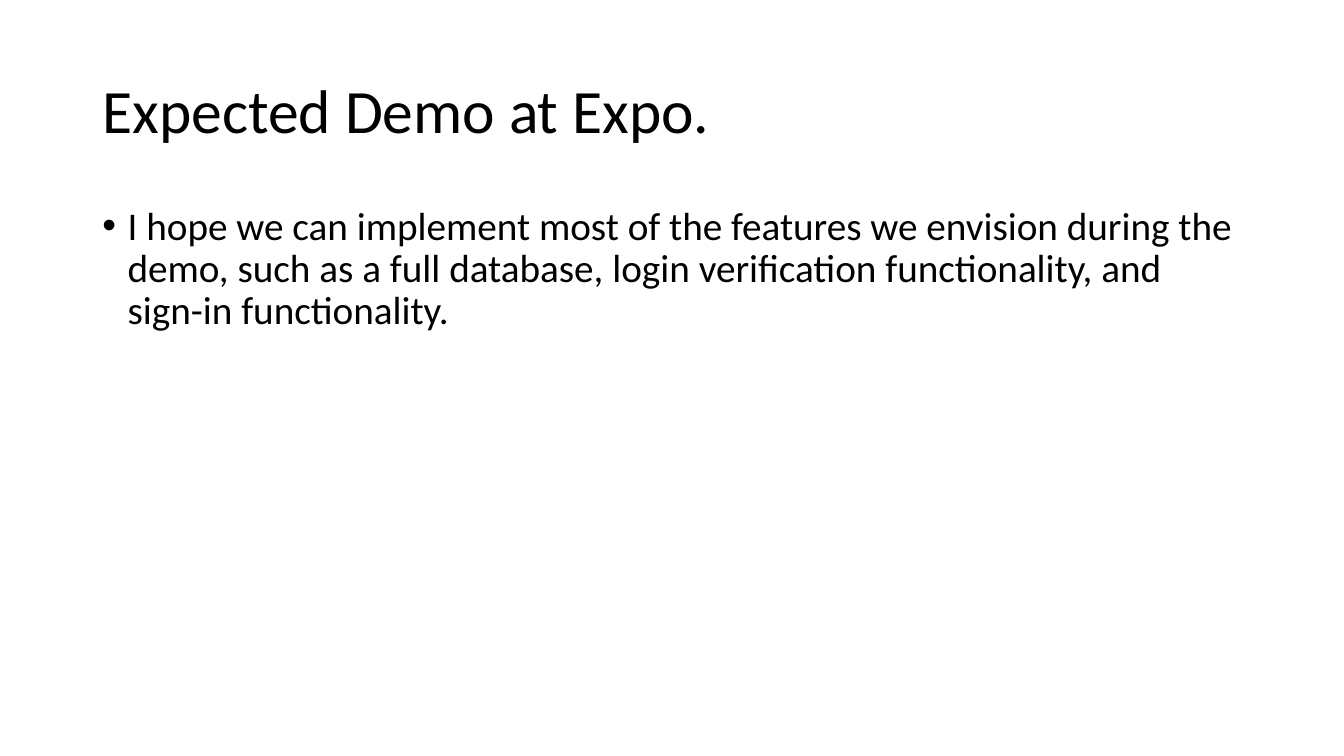
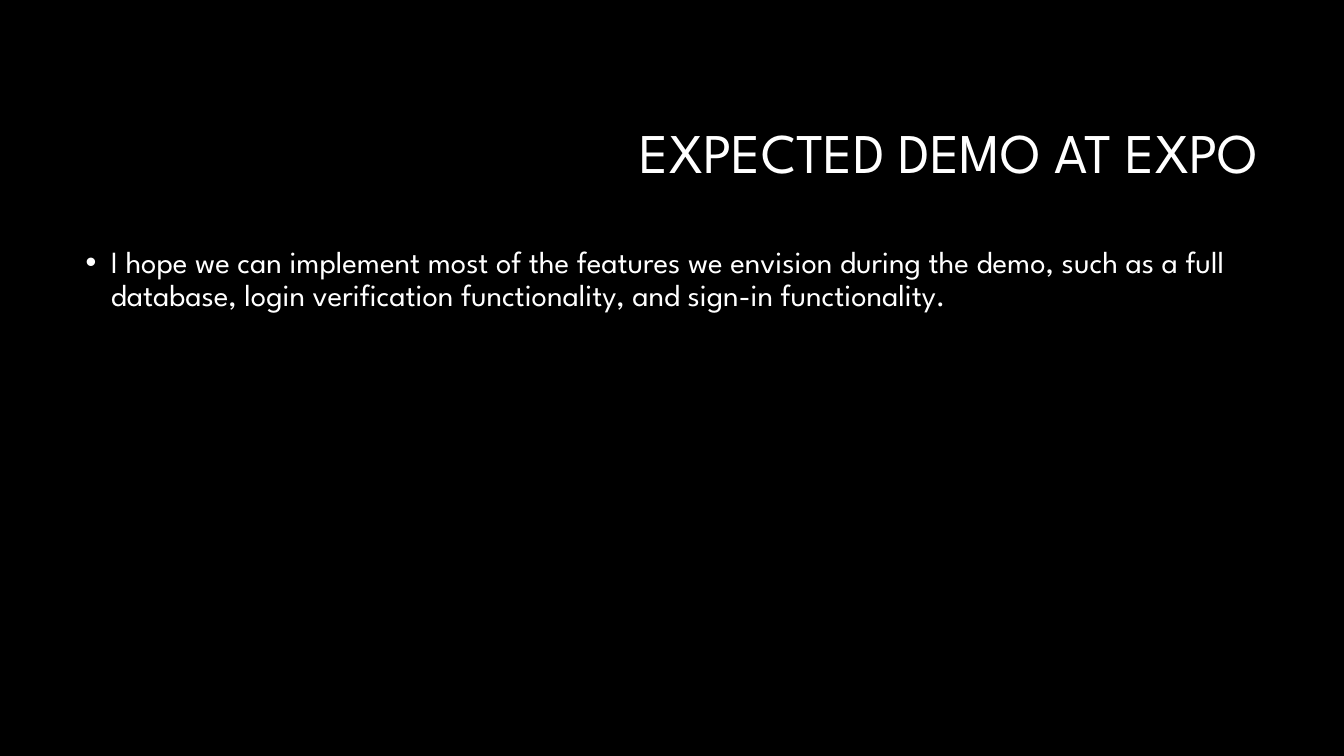
Before and after one commit to HaoranWang11/CS-Senior-DSGN-1, a slide deck: slide 10 of loglock.pptx. Drawn at 1344x756 pixels with LibreOffice and Linux fonts; fonts in the diff are those of the drawing; background and template pictures are left out. Boxes give left, top, right and bottom in pixels: in the first picture for what was removed or moved away, otherwise in the second. Text is boxed around its words. In the diff, an @@ line names an element or a change of style, - is before the commit and + after.

```diff
--- a/loglock.pptx
+++ b/loglock.pptx
@@ background #FFFFFF to #000000 @@
@@ title at [640, 135, 1258, 174]: text changed; size 44 to 40 pt; font Calibri to League Spartan; text colour #000000 to #FFFFFF @@
-Expected Demo at Expo.
+EXPECTED DEMO AT EXPO
@@ text "I hope we can implement ...": place and size @@
-text "I hope we can implement ..." at [128, 212, 1231, 331]
+text "I hope we can implement ..." at [111, 251, 1225, 313]
@@ text "I hope we can implement ..." at [111, 251, 1225, 313]: size 28 to 22 pt, font Calibri to League Spartan, text colour #000000 to #FFFFFF @@
```
Also in this commit, not shown: 8 other slides changed, 1 slide added, 1 slide removed.
